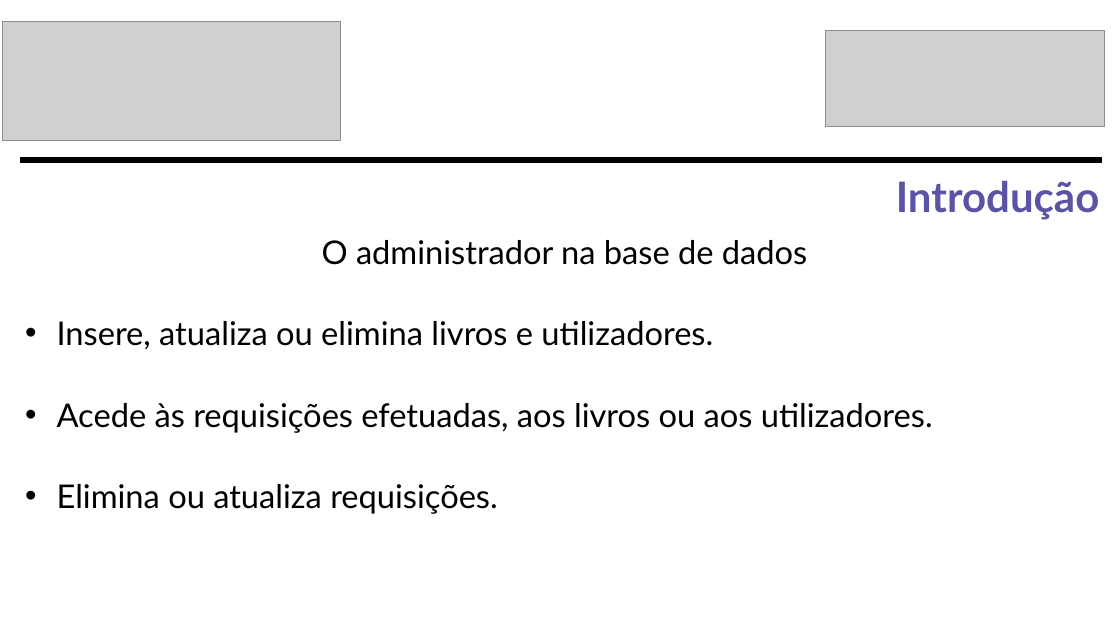
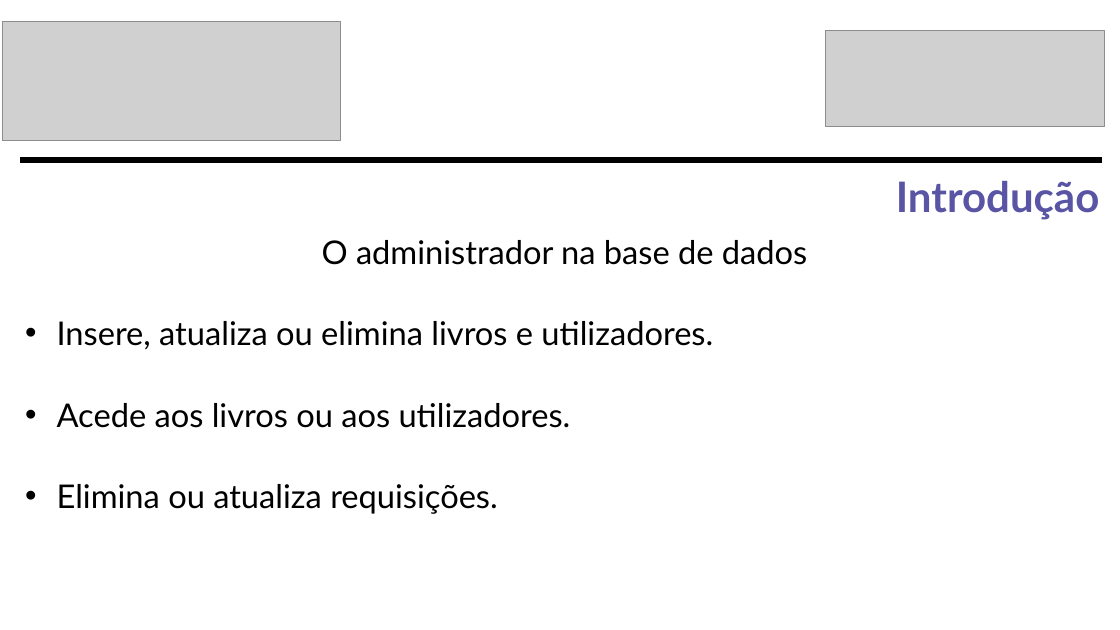
Before and after one commit to Paprikadarlingtoniapurpuraquevedo/galeria_possivel, a slide deck: slide 7 of Galeria Possível.pptx. Drawn at 1120x630 pixels with LibreOffice and Linux fonts; fonts in the diff are those of the drawing; grey boxes stand for pictures. Boxes give left, top, right and bottom in pixels: in the first picture for what was removed or moved away, otherwise in the second. Text is boxed around its words. In the diff, an @@ line names an element or a change of style, - is before the commit and + after.

```diff
--- a/Galeria Possível.pptx
+++ b/Galeria Possível.pptx
@@ text at (57, 403, 571, 428): text changed @@
-• Acede às requisições efetuadas, aos livros ou aos utilizadores.
+• Acede aos livros ou aos utilizadores.
```
Also in this commit, not shown: 2 other slides changed.
